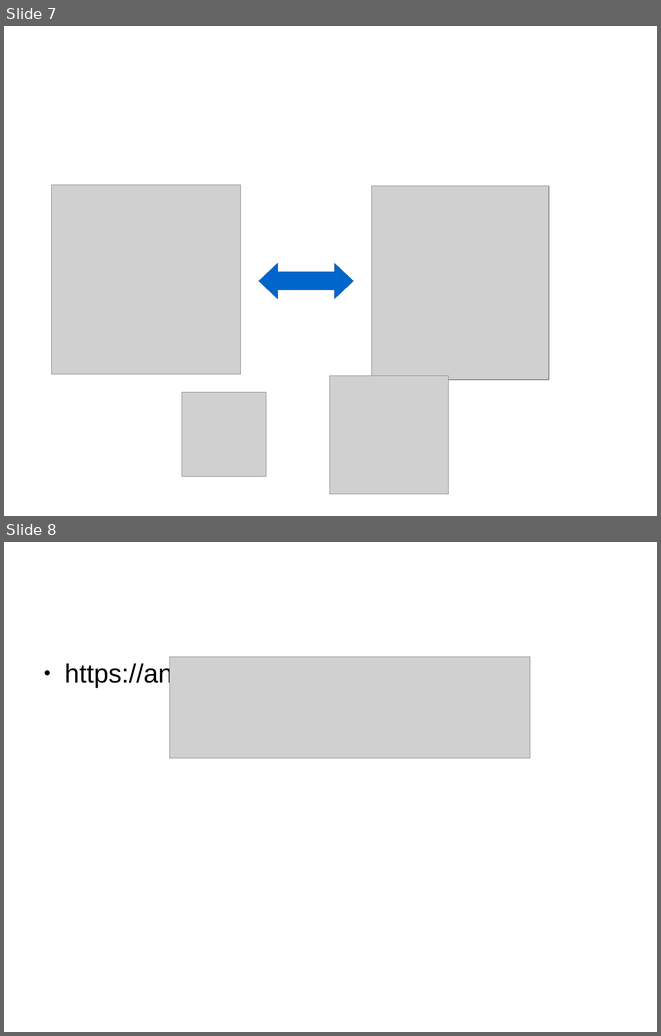
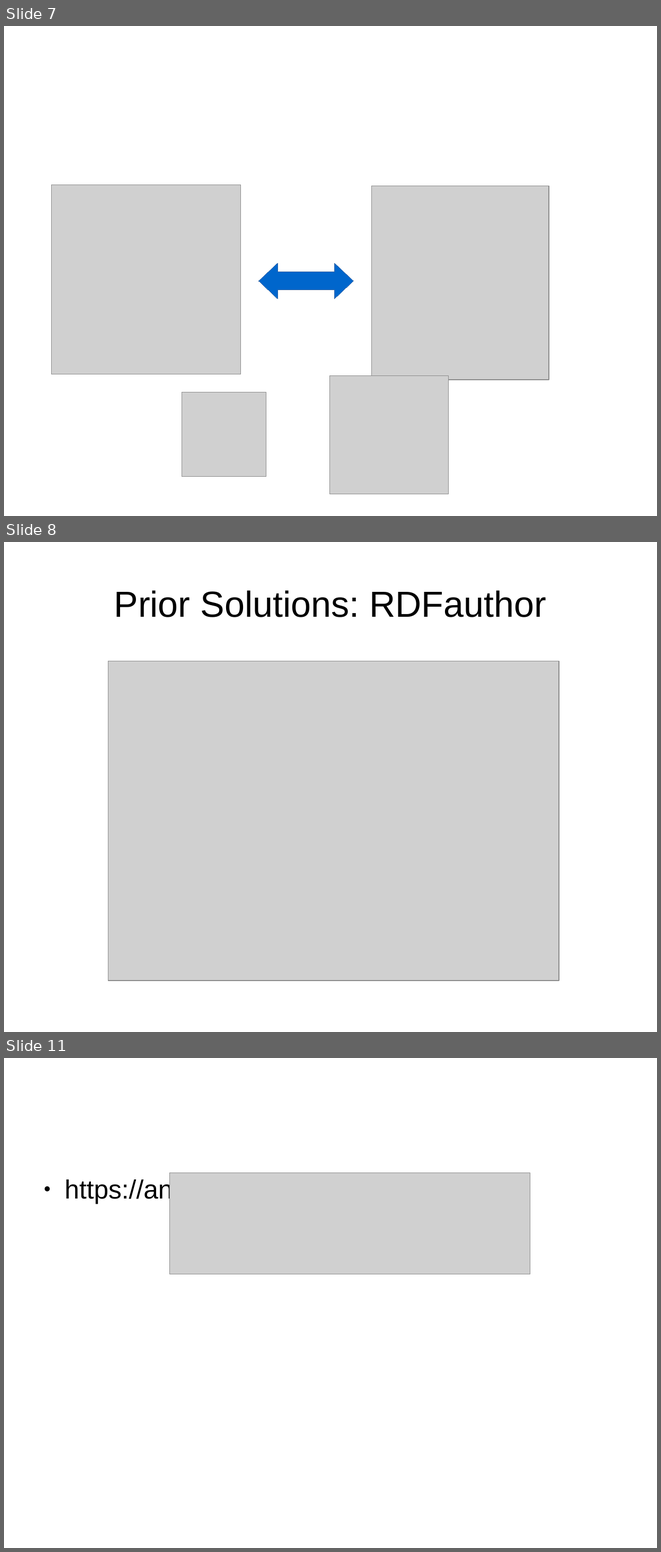
Before and after one commit to SmartDataAnalytics/Jassa-UI-Angular, a slide deck: jassa-ui-angular-edit/slides/short-presentation.odp. Shown one above the other, each under a label of ours: slides 7 and 8 before the commit, slides 7, 8 and 11 after it; the slides between them are not shown. The pictures are 661x1036 and 661x1552 pixels, drawn with LibreOffice and Linux fonts; fonts in the diff are those of the drawing; grey boxes stand for pictures. Boxes give left, top, right and bottom in pixels: in the first picture for what was removed or moved away, otherwise in the second. Text is boxed around its words. In the diff, an @@ line names an element or a change of style, - is before the commit and + after.

Commit message:
update

```diff
--- a/jassa-ui-angular-edit/slides/short-presentation.odp
+++ b/jassa-ui-angular-edit/slides/short-presentation.odp
@@ slide 8 added at (4,542,657,1032), background #FFFFFF @@
@@ title added at (114,590,546,617), 44 pt, text #000000 @@
+Prior Solutions: RDFauthor
@@ picture added at (108,661,559,980) @@
@@ what was slide 8 is now slide 11 @@
```
Also in this commit, not shown: 2 other slides added.
